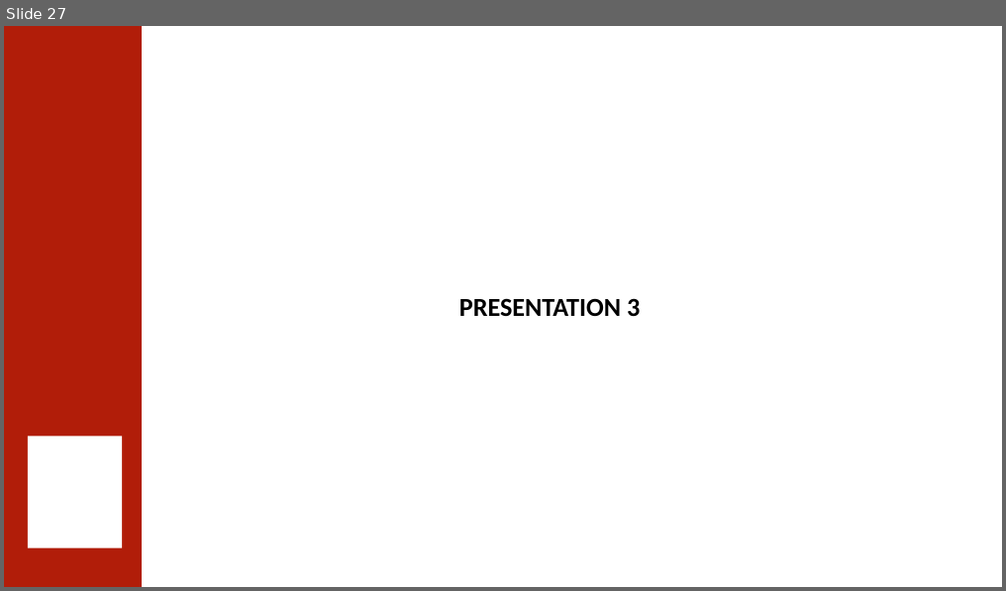
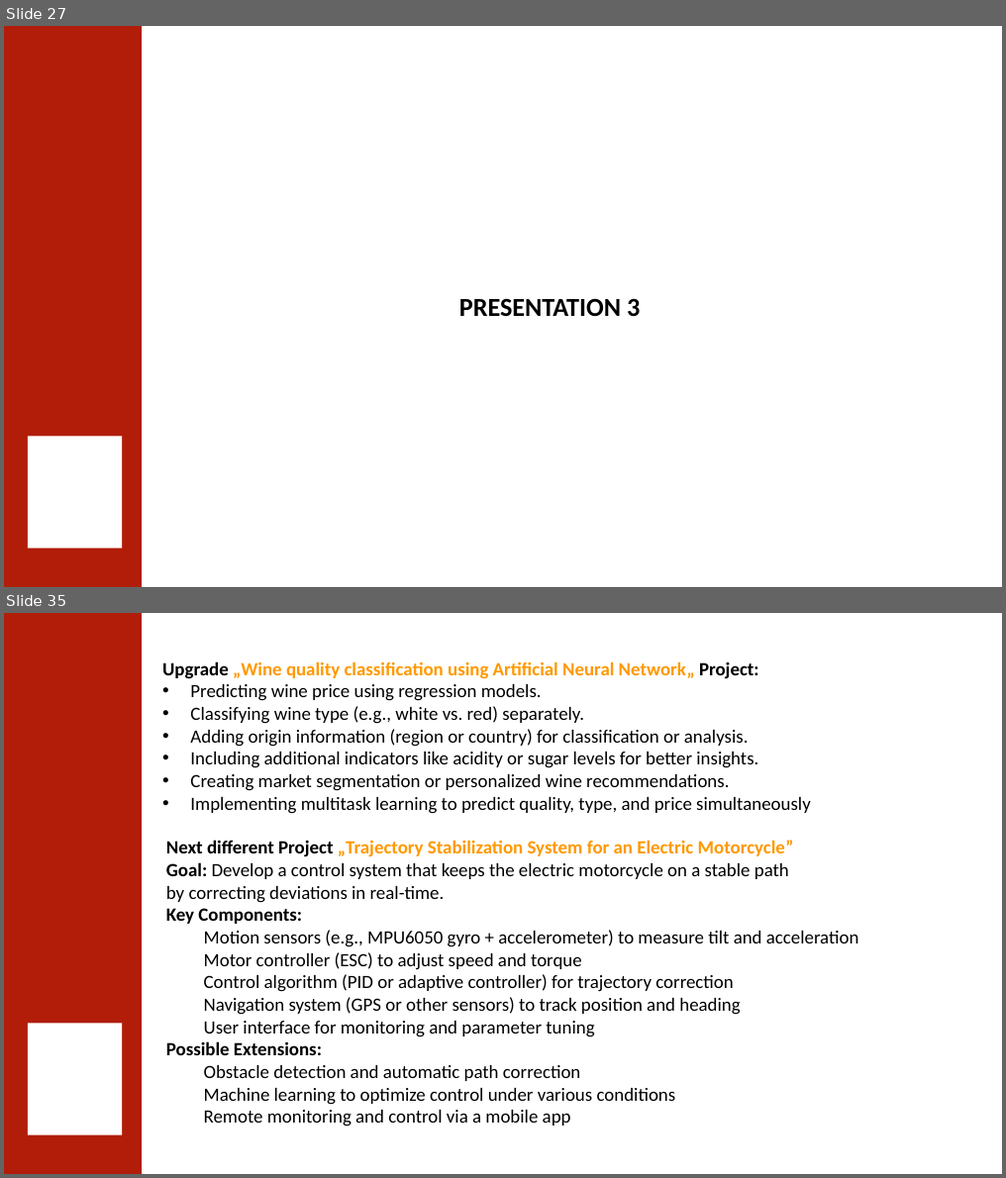
Before and after one commit to 0ZGAnetwork/WineQualityProject, a slide deck: PC-LAP/Wine quality classification using Artificial Neural Network.pptx. Shown one above the other, each under a label of ours: slide 27 before the commit, slides 27 and 35 after it; the slides between them are not shown. The pictures are 1006x591 and 1006x1178 pixels, drawn with LibreOffice and Linux fonts; fonts in the diff are those of the drawing; background and template pictures are left out. Boxes give left, top, right and bottom in pixels: in the first picture for what was removed or moved away, otherwise in the second. Text is boxed around its words. In the diff, an @@ line names an element or a change of style, - is before the commit and + after.

Commit message:
force new project

```diff
--- a/PC-LAP/Wine quality classification using Artificial Neural Network.pptx
+++ b/PC-LAP/Wine quality classification using Artificial Neural Network.pptx
@@ slide 35 added at [4, 613, 1002, 1174], background #FFFFFF; not listed: 2 template elements that a slide beside it also shows @@
@@ text added at [162, 662, 811, 814], 18 pt, text #000000 @@
+Upgrade „Wine quality classification using Artificial Neural Network„ Project:
+• Predicting wine price using regression models.
+• Classifying wine type (e.g., white vs. red) separately.
+• Adding origin information (region or country) for classification or analysis.
+• Including additional indicators like acidity or sugar levels for better insights.
+• Creating market segmentation or personalized wine recommendations.
+• Implementing multitask learning to predict quality, type, and price simultaneously
@@ text added at [166, 840, 859, 1127], 18 pt, text #000000 @@
+Next different Project „Trajectory Stabilization System for an Electric Motorcycle”
+Goal: Develop a control system that keeps the electric motorcycle on a stable path
+by correcting deviations in real-time.
+Key Components:
+  Motion sensors (e.g., MPU6050 gyro + accelerometer) to measure tilt and acceleration
+  Motor controller (ESC) to adjust speed and torque
+  Control algorithm (PID or adaptive controller) for trajectory correction
+  Navigation system (GPS or other sensors) to track position and heading
+  User interface for monitoring and parameter tuning
+Possible Extensions:
+  Obstacle detection and automatic path correction
+  Machine learning to optimize control under various conditions
+  Remote monitoring and control via a mobile app
```
Also in this commit, not shown: 8 other slides added, 16 other files.
